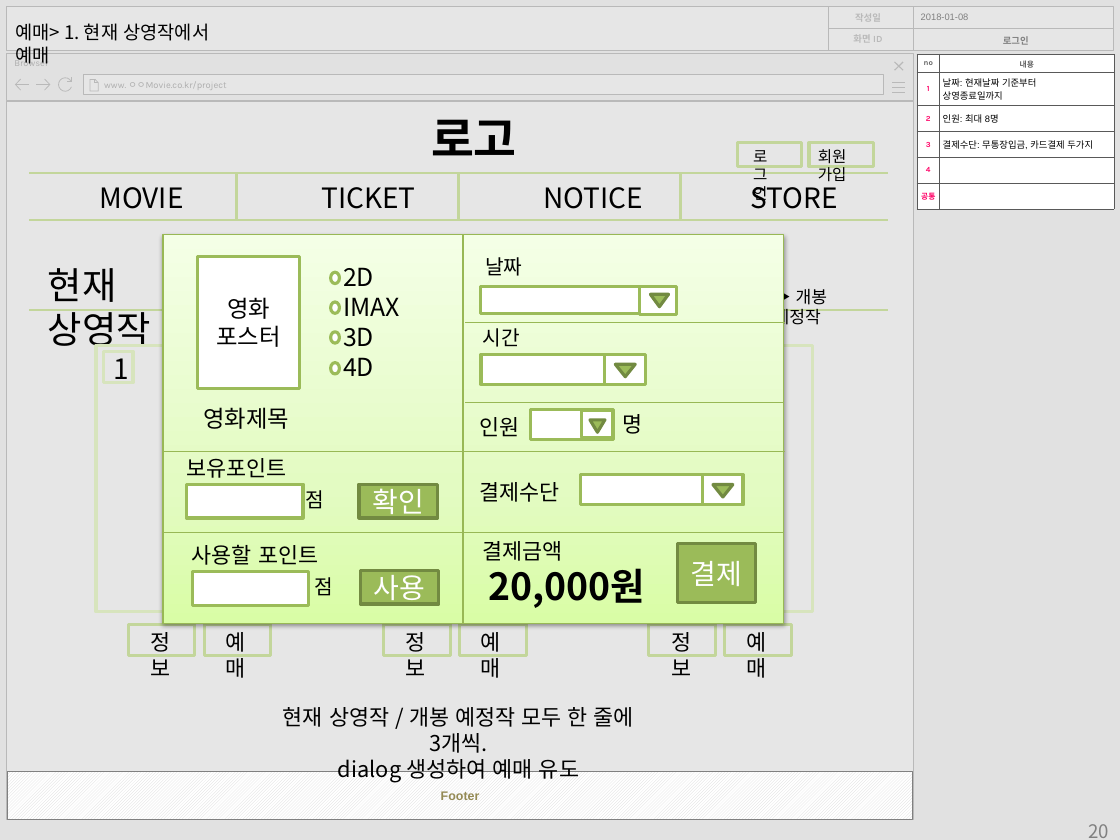
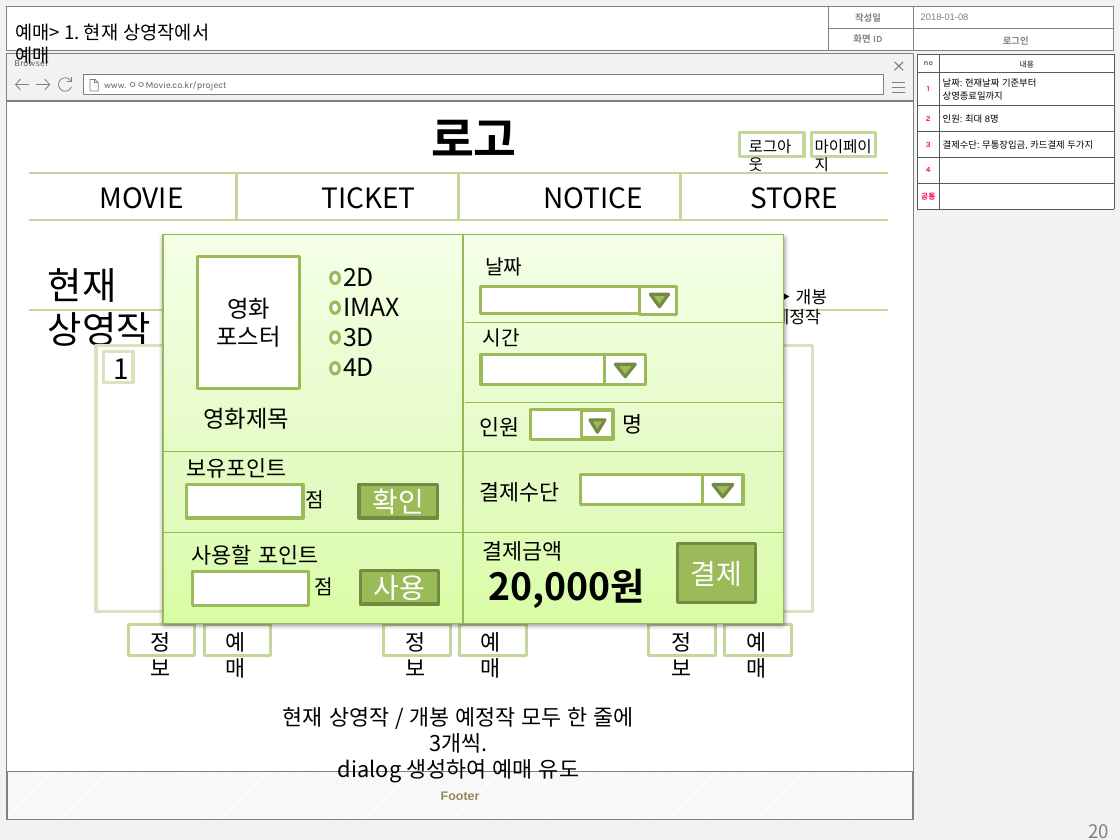
Before and after one commit to mingu-seo/java1, a slide deck: slide 20 of plan/영화(통합본).pptx. Drawn at 1120x840 pixels with LibreOffice and Linux fonts; fonts in the diff are those of the drawing. Boxes give left, top, right and bottom in pixels: in the first picture for what was removed or moved away, otherwise in the second. Text is boxed around its words. In the diff, an @@ line names an element or a change of style, - is before the commit and + after.

```diff
--- a/plan/영화(통합본).pptx
+++ b/plan/영화(통합본).pptx
@@ rectangle removed at <box>0,0,1120,840</box> @@
@@ rectangle: place and size @@
-rectangle at <box>737,142,802,166</box>
+rectangle at <box>739,133,804,157</box>
@@ text at <box>749,139,792,176</box>: text changed @@
-로그인
+로그아웃
@@ rectangle: place and size @@
-rectangle at <box>809,142,874,166</box>
+rectangle at <box>811,133,876,157</box>
@@ text added at <box>815,139,872,174</box>, 10 pt, text #000000 @@
+마이페이지
@@ text removed at <box>818,149,847,182</box> @@
-회원가입
```
Also in this commit, not shown: 5 other slides changed, 1 slide removed.
